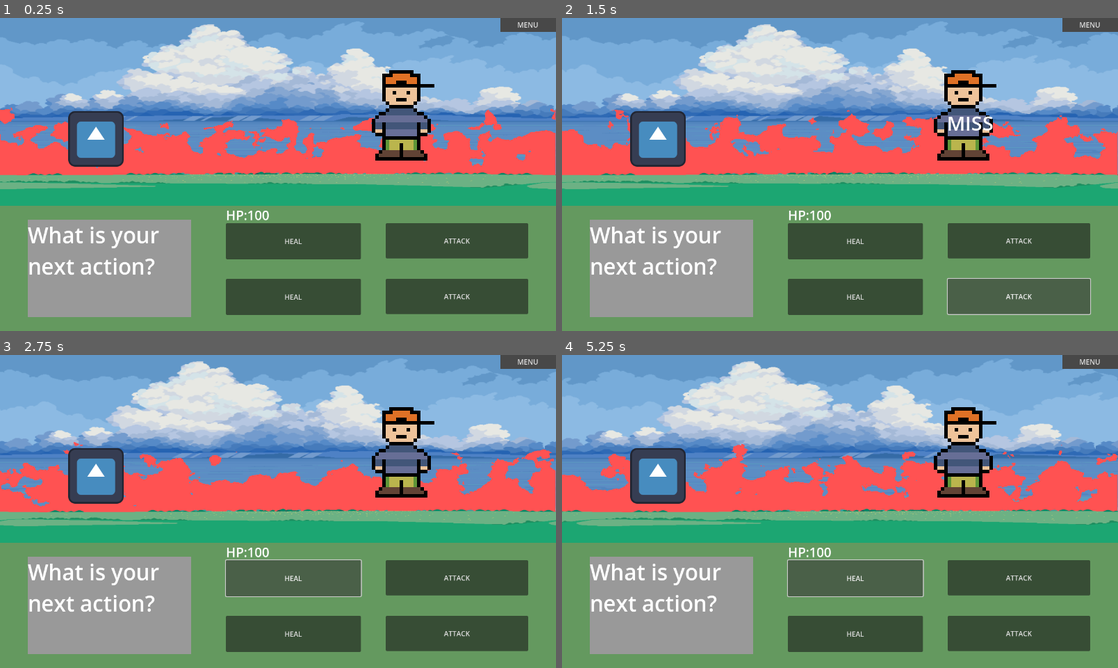
Above: before the commit, frames 1-4 (two rows, left to right).
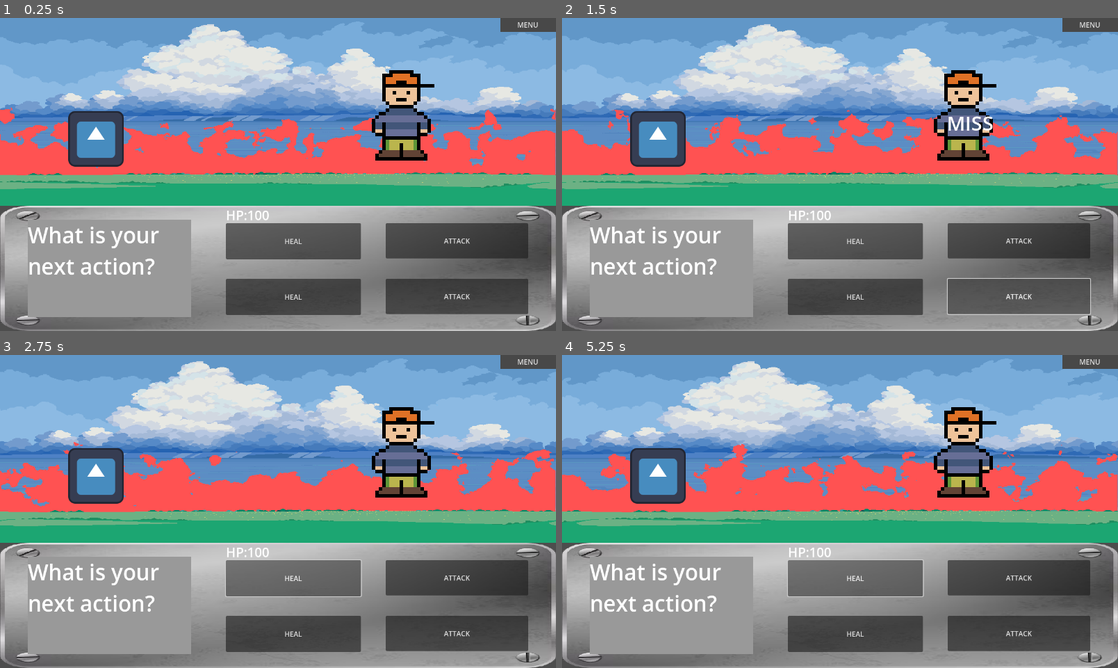
Above: after the commit, the same moments.

Repository: Geo821/Pokemon_Like_Combat_Godot
Game: Godot game, scene res://Scenes/main.tscn
Two runs of this game, one before a commit and one after it. Both use one fixed random seed, a clock stepped at 60 frames per second and the inputs below. The engine's default icon, where the game draws it, is replaced by a stand-in: a white triangle on a blue panel in a dark square.
Inputs:
- Up to frame 1 (0.25 s): no input
- Up to frame 2 (1.5 s): click "ATTACK" at 0.5 s; click "ATTACK" at 1.25 s
- Up to frame 3 (2.75 s): click "HEAL" at 2 s
- Up to frame 4 (5.25 s): click "HEAL" at 2.75 s; click "ATTACK" at 3.5 s; click "ATTACK" at 4.25 s; click "HEAL" at 5 s

The runs differ from the first frame. In frame 1, 23% of the frame differs, in the area x 0-100%, y 2-100%; in frame 2, 22%; in frame 3, 22%; in frame 4, 22%.

Commit message:
stilizat background controale

Diff:
--- a/PokemonLikeGame/Scenes/player_attacks_ui.tscn
+++ b/PokemonLikeGame/Scenes/player_attacks_ui.tscn
@@ -1,9 +1,10 @@
-[gd_scene load_steps=8 format=3 uid="uid://do7cyavlp0gom"]
+[gd_scene load_steps=9 format=3 uid="uid://do7cyavlp0gom"]
 
 [ext_resource type="Script" path="res://Scripts/player_attacks_ui.gd" id="1_013ju"]
 [ext_resource type="Texture2D" uid="uid://diojau4j2dljm" path="res://Sprites/icon.svg" id="1_l0hqp"]
 [ext_resource type="Texture2D" uid="uid://0kmup0d5b14r" path="res://Sprites/enemy1.png" id="3_0lnxn"]
 [ext_resource type="Texture2D" uid="uid://dxkotc1npaduj" path="res://Sprites/enemy2.png" id="3_bub5y"]
+[ext_resource type="Texture2D" uid="uid://cpdby0mx0k7cy" path="res://Sprites/metal-plate-background_23-2147490438.png" id="4_46g73"]
 
 [sub_resource type="SpriteFrames" id="SpriteFrames_fd611"]
 animations = [{
@@ -24,8 +25,8 @@
 "speed": 5.0
 }]
 
-[sub_resource type="StyleBoxFlat" id="StyleBoxFlat_a2hkb"]
-bg_color = Color(0.392157, 0.6, 0.372549, 1)
+[sub_resource type="StyleBoxFlat" id="StyleBoxFlat_ma4ru"]
+bg_color = Color(0.6, 0.6, 0.6, 0)
 
 [sub_resource type="StyleBoxFlat" id="StyleBoxFlat_7o5h7"]
 
@@ -57,7 +58,17 @@
 offset_right = 640.0
 grow_horizontal = 2
 grow_vertical = 0
-theme_override_styles/panel = SubResource("StyleBoxFlat_a2hkb")
+theme_override_styles/panel = SubResource("StyleBoxFlat_ma4ru")
+
+[node name="TextureRect" type="TextureRect" parent="Panel"]
+layout_mode = 1
+anchors_preset = 15
+anchor_right = 1.0
+anchor_bottom = 1.0
+grow_horizontal = 2
+grow_vertical = 2
+texture = ExtResource("4_46g73")
+expand_mode = 1
 
 [node name="Attack" type="Button" parent="Panel"]
 layout_mode = 1
--- a/PokemonLikeGame/Scripts/player_attacks_ui.gd
+++ b/PokemonLikeGame/Scripts/player_attacks_ui.gd
@@ -4,7 +4,6 @@
 @onready var hit = %hit
 
 @onready var enemy_sprite = $enemy
-
 
 func _ready():
 	hit.visible = false
@@ -21,7 +20,6 @@
 		hit.position.x = randi_range(700, 900)
 		hit.position.y = randi_range(180, 250)
 		hit.text = "MISS"
-		#hit.add_theme_color_override("font_color",Color("coral"))
 		hit.visible = true
 		await get_tree().create_timer(1).timeout
 		hit.visible = false
--- a/PokemonLikeGame/project.godot
+++ b/PokemonLikeGame/project.godot
@@ -40,6 +40,6 @@
 
 [rendering]
 
-textures/canvas_textures/default_texture_filter=2
+textures/canvas_textures/default_texture_filter=3
 renderer/rendering_method="gl_compatibility"
 renderer/rendering_method.mobile="gl_compatibility"
Binary file added: PokemonLikeGame/Sprites/metal-plate-background_23-2147490438.png
Not shown, added: PokemonLikeGame/Sprites/metal-plate-background_23-2147490438.png.import
